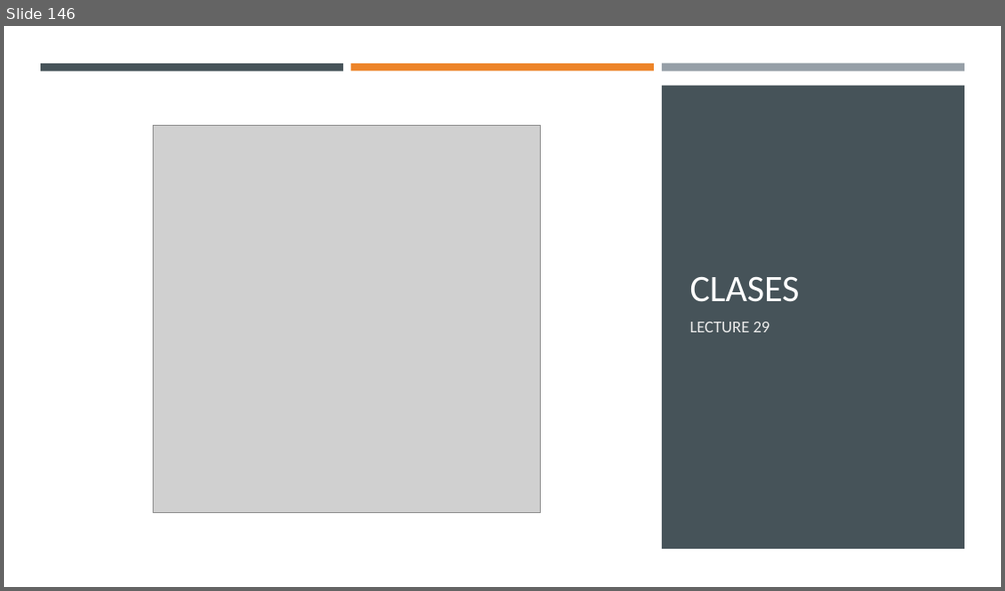
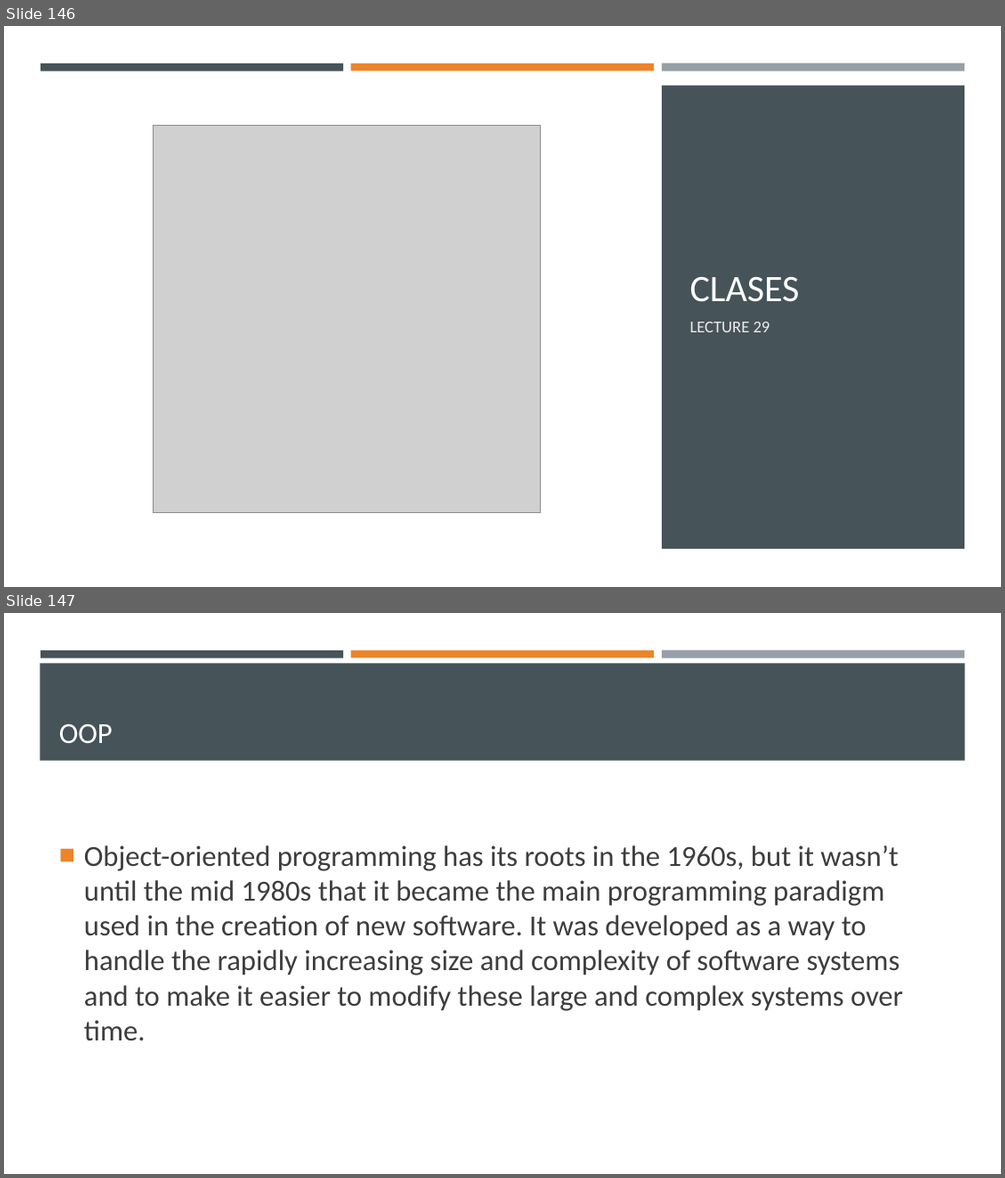
Before and after one commit to Ghost0396/iot, a slide deck: python/Python 3.pptx. Shown one above the other, each under a label of ours: slide 146 before the commit, slides 146 and 147 after it. The pictures are 1005x591 and 1005x1178 pixels, drawn with LibreOffice and Linux fonts; fonts in the diff are those of the drawing; grey boxes stand for pictures. Boxes give left, top, right and bottom in pixels: in the first picture for what was removed or moved away, otherwise in the second. Text is boxed around its words. In the diff, an @@ line names an element or a change of style, - is before the commit and + after.

```diff
--- a/python/Python 3.pptx
+++ b/python/Python 3.pptx
@@ slide 147 added at (4,613,1001,1174), background #FFFFFF @@
@@ rectangle added at (40,663,965,761), fill #465359 @@
@@ rectangle added at (40,650,343,657), fill #465359 @@
@@ rectangle added at (351,650,654,657), fill #ED8428 @@
@@ rectangle added at (662,650,964,658), fill #969FA7 @@
@@ title added at (59,724,113,743), 28 pt, text #FFFFFF @@
+OOP
@@ text added at (84,845,903,1041), 28 pt, text #3D3D3D @@
+■ Object-oriented programming has its roots in the 1960s, but it wasn’t until the mid 1980s that it became the main programming paradigm used in the creation of new software. It was developed as a way to handle the rapidly increasing size and complexity of software systems and to make it easier to modify these large and complex systems over time.
```
Also in this commit, not shown: 8 other slides added, 4 other files.
